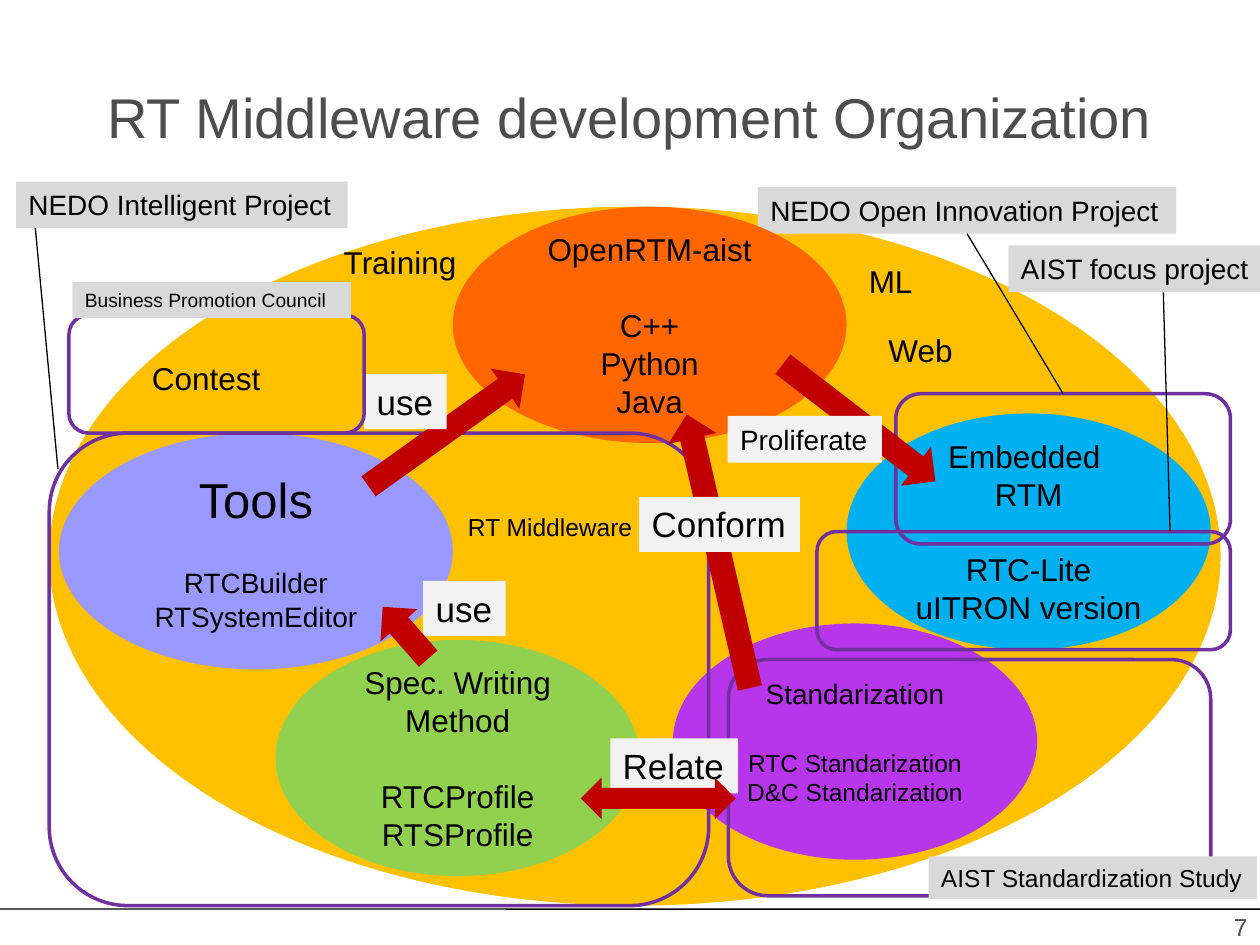
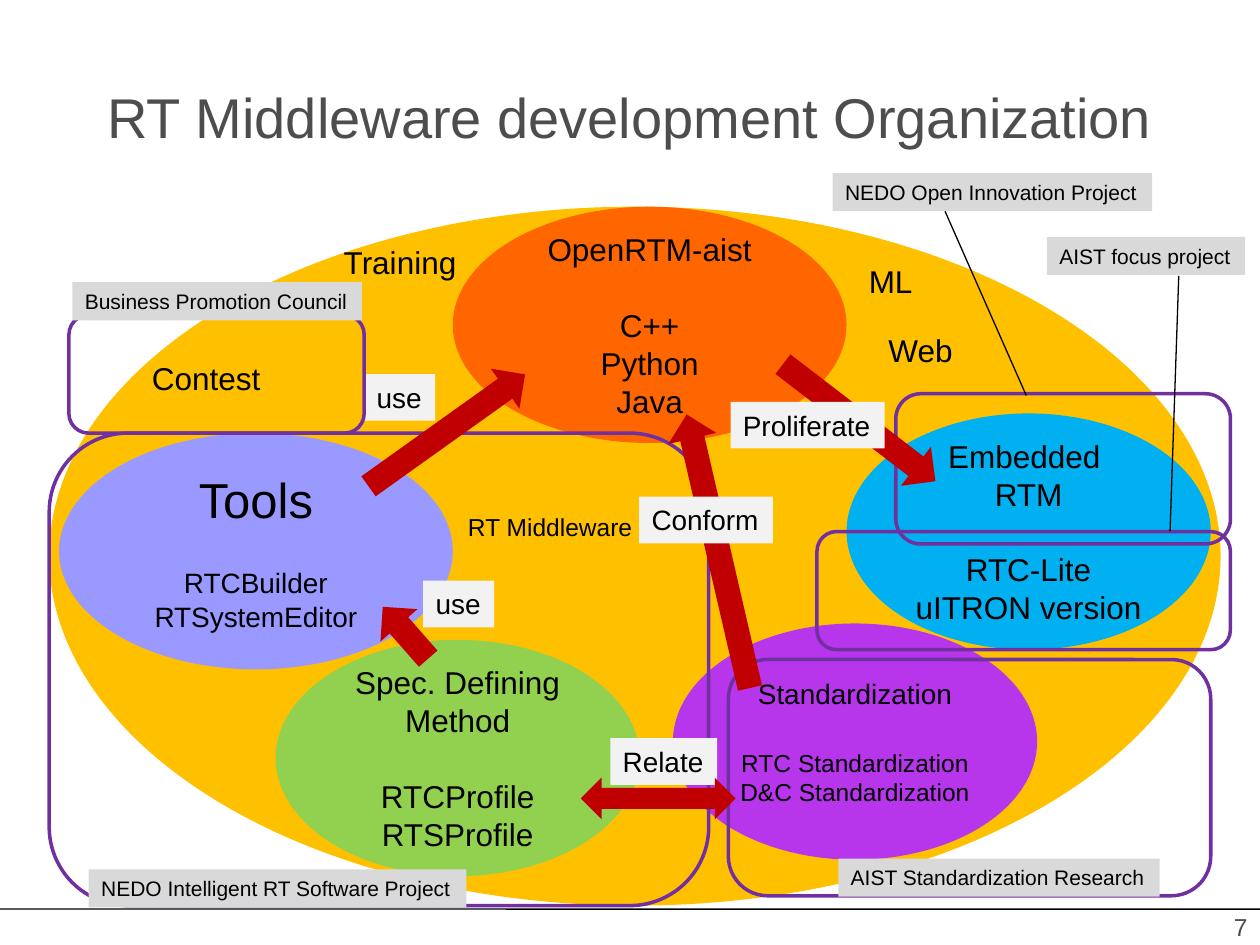
Before and after one commit to kkunita/openrtm.org, a slide deck: slide 7 of Documents/00_AboutOpenRTM/07_ResearchAndDevel/figs/Research_Development.pptx. Drawn at 1260x945 pixels with LibreOffice and Linux fonts; fonts in the diff are those of the drawing; background and template pictures are left out. Boxes give left, top, right and bottom in pixels: in the first picture for what was removed or moved away, otherwise in the second. Text is boxed around its words. In the diff, an @@ line names an element or a change of style, - is before the commit and + after.

```diff
--- a/Documents/00_AboutOpenRTM/07_ResearchAndDevel/figs/Research_Development.pptx
+++ b/Documents/00_AboutOpenRTM/07_ResearchAndDevel/figs/Research_Development.pptx
@@ rectangle "NEDO Open Innovation Project" at <box>833,173,1153,210</box>: size 16 to 12 pt @@
@@ rectangle "NEDO Open Innovation Project": place and size @@
-rectangle "NEDO Open Innovation Project" at <box>759,186,1177,233</box>
+rectangle "NEDO Open Innovation Project" at <box>833,173,1153,210</box>
@@ line removed from (35, 228) to (58, 469) @@
@@ line moved from (968, 233) - (1063, 394) to (945, 212) - (1027, 396) @@
@@ rectangle "AIST focus project": place and size @@
-rectangle "AIST focus project" at <box>1008,246,1260,292</box>
+rectangle "AIST focus project" at <box>1047,237,1245,275</box>
@@ rectangle "AIST focus project" at <box>1047,237,1245,275</box>: size 16 to 12 pt @@
@@ rectangle "Business Promotion Council": place and size @@
-rectangle "Business Promotion Council" at <box>72,282,350,319</box>
+rectangle "Business Promotion Council" at <box>72,282,362,320</box>
@@ rectangle "Business Promotion Council" at <box>72,282,362,320</box>: size 11 to 12 pt @@
@@ line moved from (1163, 292) - (1171, 532) to (1179, 276) - (1171, 532) @@
@@ rectangle "use": place and size @@
-rectangle "use" at <box>364,374,446,430</box>
+rectangle "use" at <box>364,374,435,421</box>
@@ rectangle "Proliferate": place and size @@
-rectangle "Proliferate" at <box>727,416,881,462</box>
+rectangle "Proliferate" at <box>731,402,885,449</box>
@@ size 20 to 16 pt in 4 elements at <box>423,581,494,627</box>, <box>364,374,435,421</box>, <box>610,738,717,785</box>, <box>639,496,772,543</box> @@
@@ rectangle "Conform": place and size @@
-rectangle "Conform" at <box>639,496,800,552</box>
+rectangle "Conform" at <box>639,496,772,543</box>
@@ rectangle "use": place and size @@
-rectangle "use" at <box>423,581,505,636</box>
+rectangle "use" at <box>423,581,494,627</box>
@@ text in ellipse at <box>355,671,560,700</box>: text changed @@
-Spec. Writing
+Spec. Defining
@@ text in ellipse at <box>740,682,969,802</box>: text changed @@
-Standarization
-RTC Standarization
-D&C Standarization
+Standardization
+RTC Standardization
+D&C Standardization
@@ rectangle "Relate": place and size @@
-rectangle "Relate" at <box>610,738,737,794</box>
+rectangle "Relate" at <box>610,738,717,785</box>
@@ rectangle "NEDO Intelligent RT Software Project": place and size @@
-rectangle "NEDO Intelligent RT Software Project" at <box>16,181,348,228</box>
+rectangle "NEDO Intelligent RT Software Project" at <box>88,869,466,907</box>
@@ rectangle "AIST Standardization Research": place and size @@
-rectangle "AIST Standardization Research" at <box>929,857,1257,900</box>
+rectangle "AIST Standardization Research" at <box>838,858,1159,896</box>
@@ text in rectangle at <box>851,869,1144,886</box>: text changed; size 14 to 12 pt @@
-AIST Standardization Study
+AIST Standardization Research
@@ text in rectangle at <box>101,880,450,901</box>: text changed; size 16 to 12 pt @@
-NEDO Intelligent Project
+NEDO Intelligent RT Software Project
```
Also in this commit, not shown: 3 other slides changed, 4 other files.
